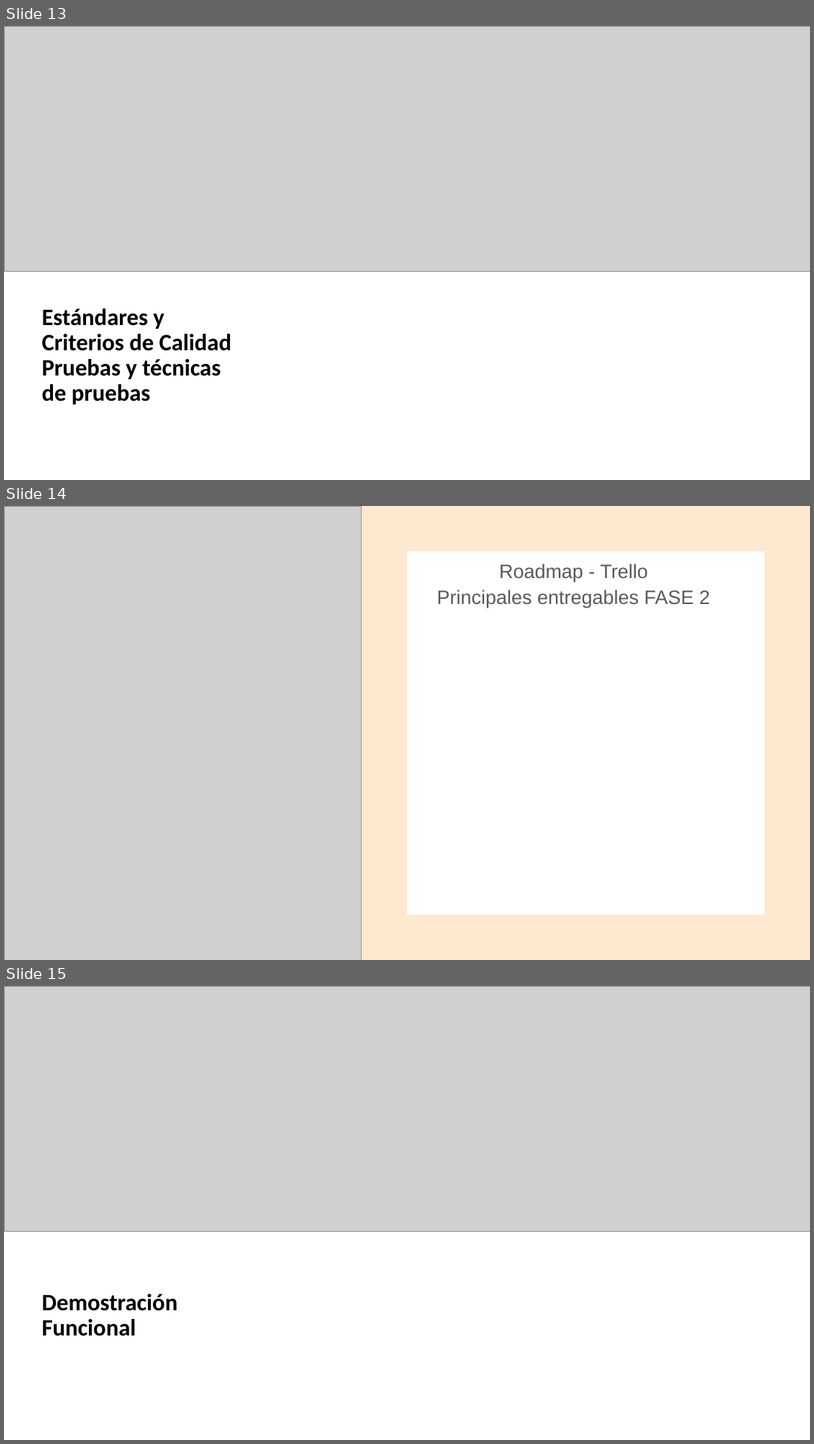
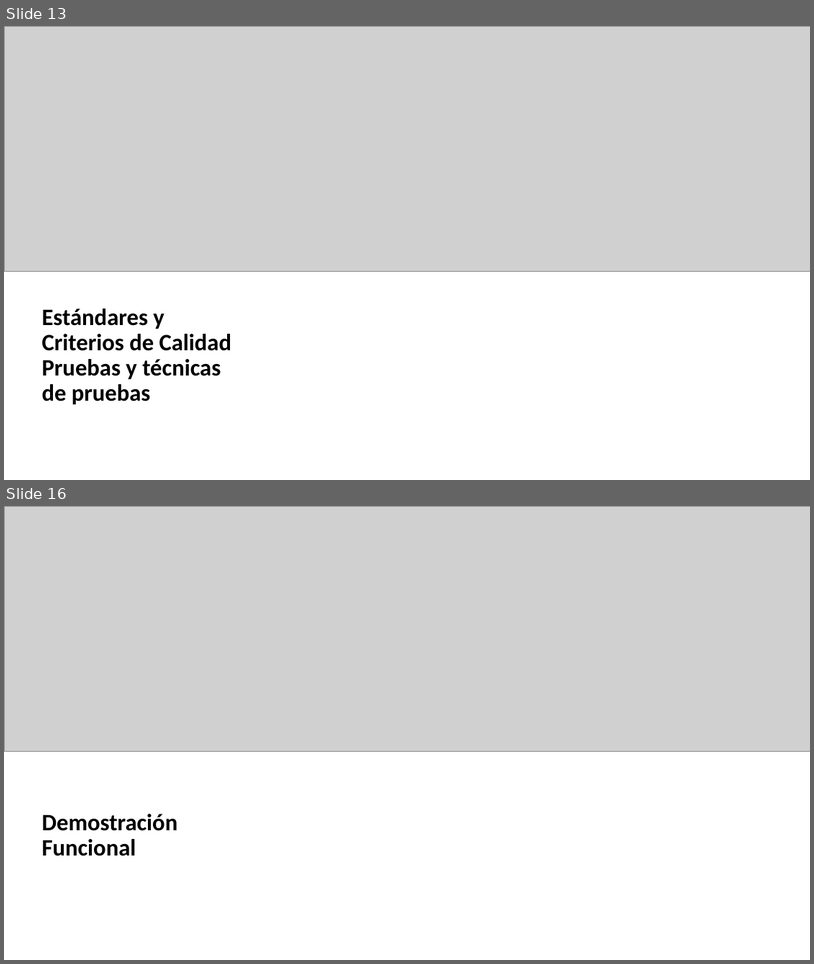
Before and after one commit to Gabrielavendano/2024_2_MA_CAPSTONE_001D_GRUPO_08, a slide deck: Fase 2/Evidencias Proyecto/PRESENTACION-PARCIAL 2.pptx. Shown one above the other, each under a label of ours: slides 13, 14 and 15 before the commit, slides 13 and 16 after it; the slides between them are not shown. The pictures are 814x1444 and 814x964 pixels, drawn with LibreOffice and Linux fonts; fonts in the diff are those of the drawing; grey boxes stand for pictures. Boxes give left, top, right and bottom in pixels: in the first picture for what was removed or moved away, otherwise in the second. Text is boxed around its words. In the diff, an @@ line names an element or a change of style, - is before the commit and + after.

Commit message:
Actualización Documentación Fase 1 y frontend sistema

```diff
--- a/Fase 2/Evidencias Proyecto/PRESENTACION-PARCIAL 2.pptx
+++ b/Fase 2/Evidencias Proyecto/PRESENTACION-PARCIAL 2.pptx
@@ slide 14 removed at [4, 506, 810, 960], background #FFFFFF @@
@@ picture removed at [4, 506, 362, 960] @@
@@ rectangle removed at [362, 506, 810, 960] @@
@@ rectangle removed at [407, 551, 766, 914] @@
@@ text removed at [437, 564, 710, 608] @@
-Roadmap - Trello
-Principales entregables FASE 2
@@ what was slide 15 is now slide 16 @@
```
Also in this commit, not shown: 3 slides changed, 2 slides added, 16 other files.
